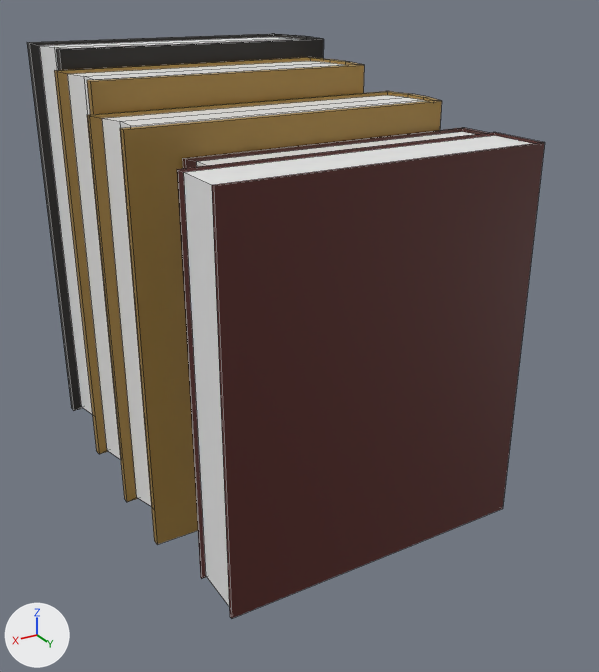
The Blender file assetsSource/lba2/layouts/CI/073_books_var1.blend as it was, and as the next commit left it.
One viewpoint serves both versions: a camera (50 mm lens) standing at (0.746, 1.228, 0.842) and looking at (0.064, 0.091, 0.274). Every picture has the same lights, and +X, +Y and +Z are marked at lower left. Mesh edges are drawn as thin lines.

The older version as bpy lines, for what is in view:
```python
ob_book_1 = bpy.data.objects.new('book_1', me_plane)
ob_book_1.location = (0.021, 0.269, 0.0)
ob_book_1.rotation_euler = (0.0, 0.0, -1.571)  # degrees (0, 0, -90)
ob_book_1.scale = (0.836, 1.0, 0.996)
ob_book_2 = bpy.data.objects.new('book_2', me_plane_001)
ob_book_2.location = (0.064, 0.375, 0.0)
ob_book_2.rotation_euler = (0.0, 0.0, -1.571)  # degrees (0, 0, -90)
ob_book_2.scale = (0.812, 1.0, 1.0)
ob_book_3 = bpy.data.objects.new('book_3', me_plane_004)
ob_book_3.location = (0.083, 0.16, 0.0)
ob_book_3.rotation_euler = (0.0, 0.0, -1.571)  # degrees (0, 0, -90)
ob_book_3.scale = (0.775, 1.07, 0.892)
ob_book_4 = bpy.data.objects.new('book_4', me_plane_003)
ob_book_4.location = (0.104, 0.009, 0.0)
ob_book_4.rotation_euler = (0.0, 0.0, -1.571)  # degrees (0, 0, -90)
ob_book_4.scale = (1.1, 1.0, 0.981)
ob_book_5 = bpy.data.objects.new('book_5', me_plane_006)
ob_book_5.location = (0.081, -0.175, 0.0)
ob_book_5.rotation_euler = (0.0, 0.0, -1.571)  # degrees (0, 0, -90)
ob_book_5.scale = (0.964, 1.0, 0.991)
```
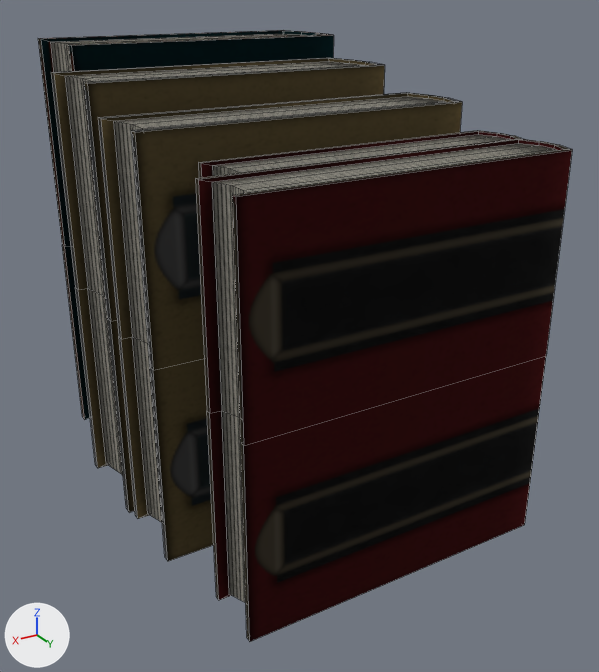
Pixel boxes [x1, y1, x2, y2] of what changed, in the pictures (599 x 672 px):
'book_6', added: after [195, 139, 572, 641]
'book_2', deleted: before [177, 132, 545, 618]
    faces in mat_cover_001 (dark red #56241f): [177, 132, 545, 618]
    faces in mat_paper (white #eeeeee): [183, 135, 533, 606]
'book_4', reshaped, moved, turned, rescaled: before [54, 57, 364, 460]; after [98, 93, 462, 561]
'book_3', reshaped, moved, turned, rescaled: before [87, 91, 442, 544]; after [198, 131, 522, 178]
'book_5', reshaped, moved, turned, rescaled: before [27, 34, 323, 414]; after [51, 58, 385, 512]
'book_7', added: after [38, 30, 334, 419]
'book_1', deleted: before [182, 128, 487, 168]
    faces in mat_cover (dark red #512821): [182, 128, 487, 168]
    faces in mat_paper (white #eeeeee): [196, 131, 474, 167]

Edits to the bpy script that builds the scene:
```text
Change me_plane_004:
    used by ob_book_3; location = (0.083, 0.16, 0.0); rotation_euler = (0.0, 0.0, -1.571), in degrees (0, 0, -90); scale = (0.775, 1.07, 0.892)
    remove me_plane_004.from_pydata(...)  # 48 vertices, 44 faces; spans x 0.0..0.196, y -0.244..0.273, z 0.0..0.741
    remove me_plane_004.materials.append(mat_paper)  # white #eeeeee
    remove me_plane_004.materials.append(mat_cover_002)  # brown #a07e3c
    add me_plane_004.from_pydata(...)  # 62 vertices, 58 faces; spans x 0.0..0.107, y -0.266..0.238, z 0.0..0.618
    me_plane_004 part 1: 48 vertices removed from x 0.0..0.196, y -0.244..0.273, z 0.0..0.741; 62 vertices added at x 0.0..0.107, y -0.266..0.238, z 0.0..0.618
    add me_plane_004.materials.append(mat_bookstextured)  # picture img_books_png
Change me_plane_003:
    used by ob_book_4; location = (0.104, 0.009, 0.0); rotation_euler = (0.0, 0.0, -1.571), in degrees (0, 0, -90); scale = (1.1, 1.0, 0.981)
    remove me_plane_003.from_pydata(...)  # 48 vertices, 44 faces; spans x 0.0..0.166, y -0.233..0.261, z 0.0..0.721
    remove me_plane_003.materials.append(mat_paper)  # white #eeeeee
    remove me_plane_003.materials.append(mat_cover_002)  # brown #a07e3c
    add me_plane_003.from_pydata(...)  # 62 vertices, 58 faces; spans x 0.0..0.143, y -0.293..0.262, z 0.0..0.664
    me_plane_003 part 2: 48 vertices removed from x 0.0..0.166, y -0.233..0.261, z 0.0..0.721; 62 vertices added at x 0.0..0.143, y -0.293..0.262, z 0.0..0.664
    add me_plane_003.materials.append(mat_bookstextured)  # picture img_books_png
Change me_plane_006:
    used by ob_book_5; location = (0.081, -0.175, 0.0); rotation_euler = (0.0, 0.0, -1.571), in degrees (0, 0, -90); scale = (0.964, 1.0, 0.991)
    remove me_plane_006.from_pydata(...)  # 48 vertices, 44 faces; spans x 0.0..0.208, y -0.244..0.273, z 0.0..0.745
    remove me_plane_006.materials.append(mat_paper)  # white #eeeeee
    remove me_plane_006.materials.append(mat_cover_004)  # black #221f1c
    add me_plane_006.from_pydata(...)  # 62 vertices, 58 faces; spans x 0.0..0.18, y -0.276..0.247, z 0.0..0.708
    me_plane_006 part 3: 48 vertices removed from x 0.0..0.208, y -0.244..0.273, z 0.0..0.745; 62 vertices added at x 0.0..0.18, y -0.276..0.247, z 0.0..0.708
    add me_plane_006.materials.append(mat_bookstextured)  # picture img_books_png
Remove ob_book_1:
    ob_book_1 = bpy.data.objects.new('book_1', me_plane)
Remove ob_book_2:
    ob_book_2 = bpy.data.objects.new('book_2', me_plane_001)
Change ob_book_3:
    ob_book_3.scale: (0.775, 1.07, 0.892) -> (1.0, 1.0, 1.0)
    ob_book_3.location: (0.083, 0.16, 0.0) -> (0.028, 0.214, 0.002)
    ob_book_3.rotation_euler: (0.0, 0.0, -1.571) -> (0.0, -0.00205, 7.854)  # degrees (0, 0, -90) -> degrees (0, -0.1, 90)
Change ob_book_4:
    ob_book_4.scale: (1.1, 1.0, 0.981) -> (1.0, 1.0, 1.0)
    ob_book_4.location: (0.104, 0.009, 0.0) -> (0.084, 0.069, 0.002)
    ob_book_4.rotation_euler: (0.0, 0.0, -1.571) -> (0.0, -0.00205, 7.854)  # degrees (0, 0, -90) -> degrees (0, -0.1, 90)
Change ob_book_5:
    ob_book_5.scale: (0.964, 1.0, 0.991) -> (1.0, 1.0, 1.0)
    ob_book_5.location: (0.081, -0.175, 0.0) -> (0.108, -0.124, 0.002)
    ob_book_5.rotation_euler: (0.0, 0.0, -1.571) -> (0.0, -0.00205, 7.854)  # degrees (0, 0, -90) -> degrees (0, -0.1, 90)
Add ob_book_7:
    ob_book_7 = bpy.data.objects.new('book_7', me_plane_010)  # 62 vertices, 58 faces; spans x 0.0..0.195, y -0.265..0.237, z 0.0..0.746; in mat_bookstextured (picture img_books_png)
    ob_book_7.location = (0.082, -0.321, 0.002)
    ob_book_7.rotation_euler = (0.0, -0.00205, 7.854)  # degrees (0, -0.1, 90)
Add ob_book_6:
    ob_book_6 = bpy.data.objects.new('book_6', me_plane_014)  # 62 vertices, 58 faces; spans x 0.0..0.106, y -0.283..0.253, z 0.0..0.623; in mat_bookstextured (picture img_books_png)
    ob_book_6.location = (0.065, 0.324, 0.002)
    ob_book_6.rotation_euler = (0.0, -0.00205, 7.854)  # degrees (0, -0.1, 90)
```
